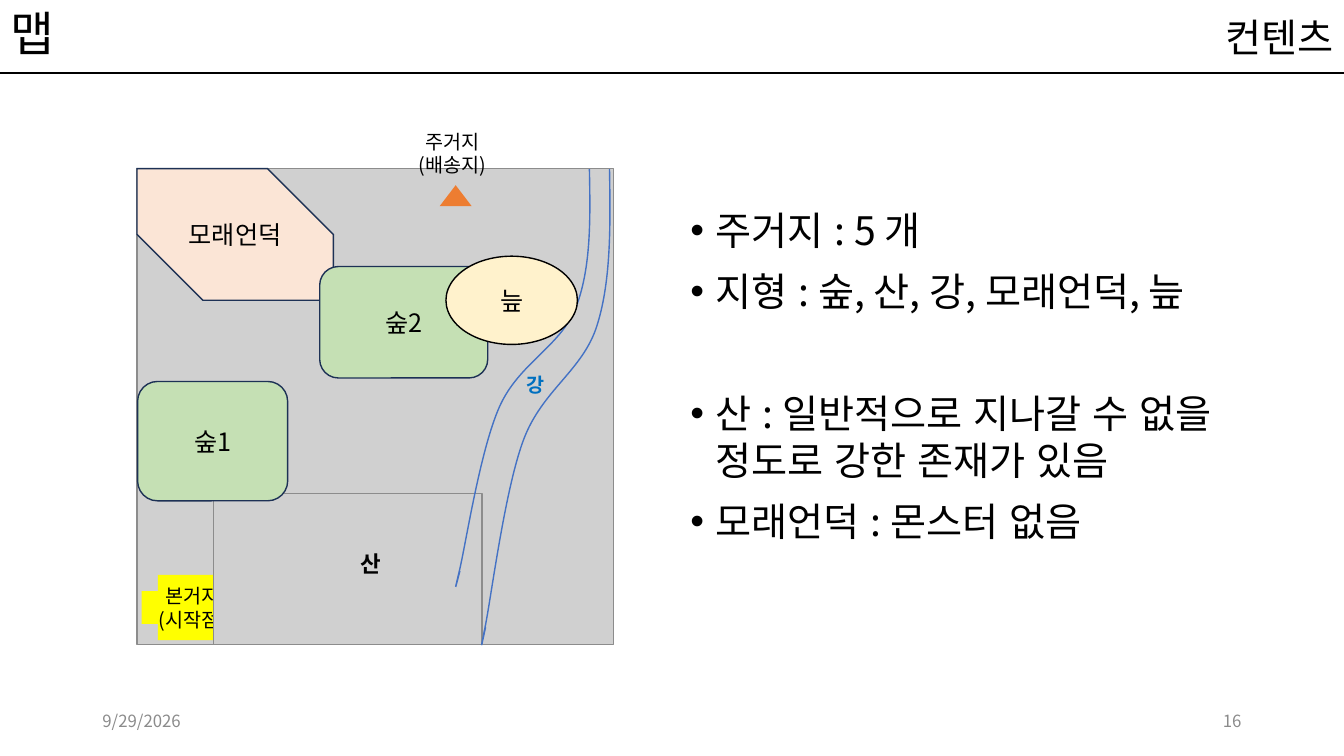
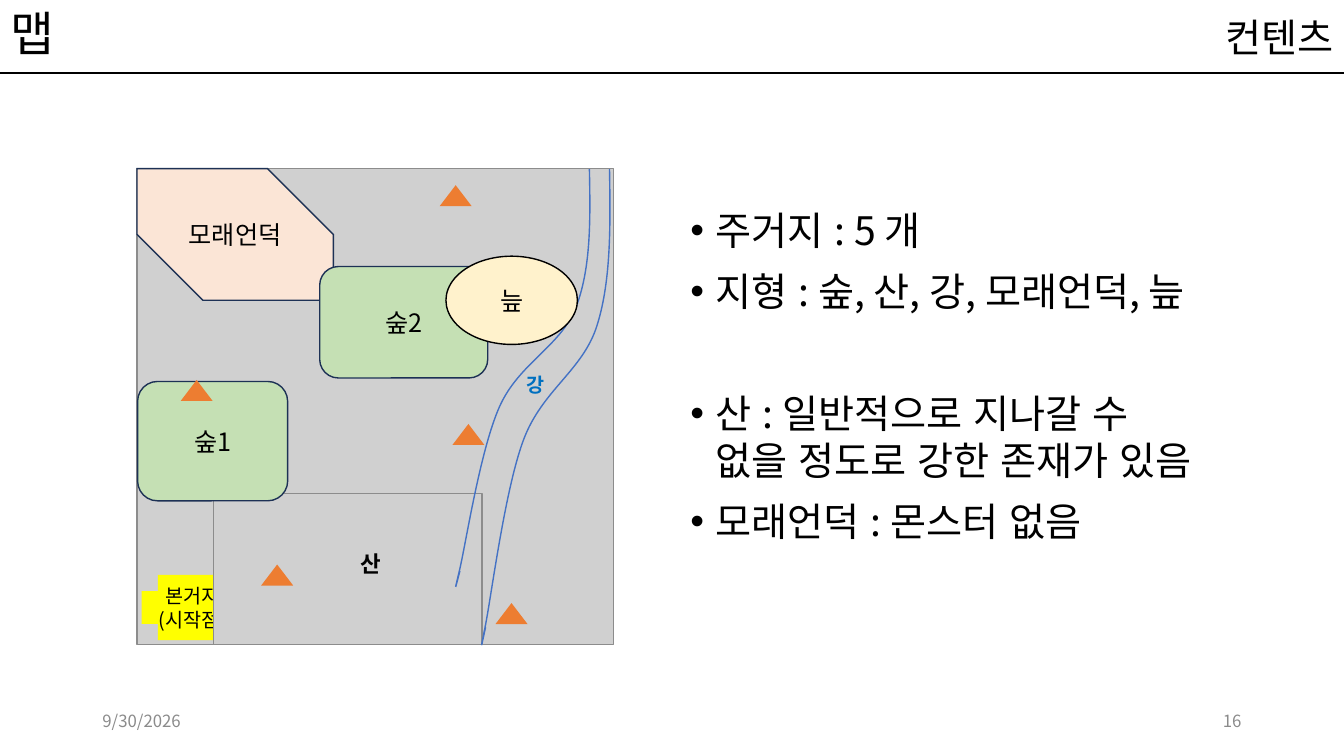
Before and after one commit to kwakyerin/2026_Graduation_Project, a slide deck: slide 16 of documents/HyunahKwon/design/designing/for_teammates/배트와 달트_기획서.pptx. Drawn at 1344x756 pixels with LibreOffice and Linux fonts; fonts in the diff are those of the drawing; grey boxes stand for pictures. Boxes give left, top, right and bottom in pixels: in the first picture for what was removed or moved away, otherwise in the second. Text is boxed around its words. In the diff, an @@ line names an element or a change of style, - is before the commit and + after.

```diff
--- a/documents/HyunahKwon/design/designing/for_teammates/배트와 달트_기획서.pptx
+++ b/documents/HyunahKwon/design/designing/for_teammates/배트와 달트_기획서.pptx
@@ text removed at (x1=419, y1=132, x2=487, y2=176) @@
-주거지
-(배송지)
@@ text "주거지 : 5 개" rewrapped from (x1=716, y1=212, x2=1211, y2=539) to (x1=716, y1=212, x2=1192, y2=539) @@
@@ triangle added at (x1=180, y1=380, x2=213, y2=401), fill #ED7D31 @@
@@ triangle added at (x1=453, y1=424, x2=485, y2=446), fill #ED7D31 @@
@@ triangle added at (x1=261, y1=565, x2=293, y2=586), fill #ED7D31 @@
@@ triangle added at (x1=496, y1=603, x2=528, y2=624), fill #ED7D31 @@
@@ text at (x1=102, y1=714, x2=180, y2=730): text changed @@
-9/29/2026
+9/30/2026
```
Also in this commit, not shown: 34 other slides changed, 1 slide removed, 3 other files.
